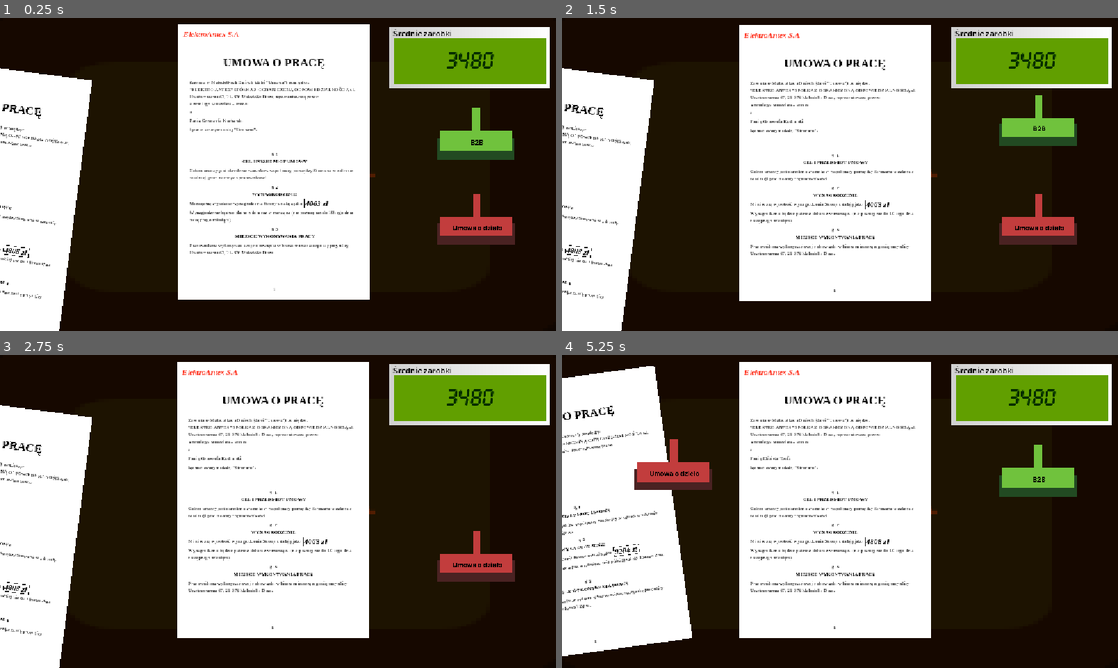
Above: before the commit, frames 1-4 (two rows, left to right).
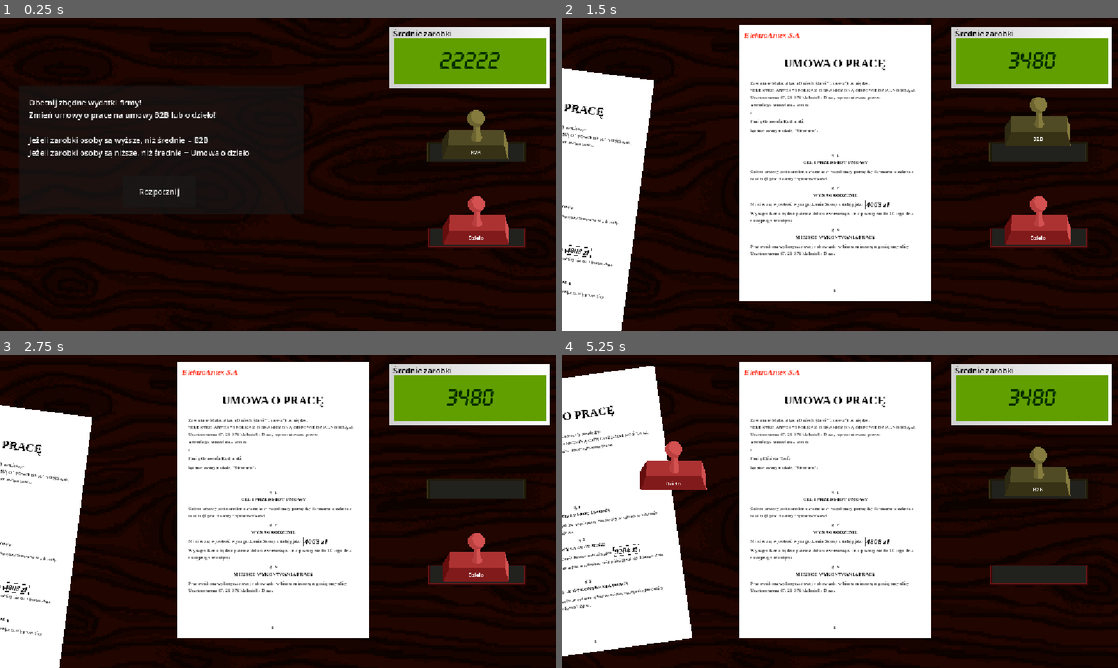
Above: after the commit, the same moments.

Repository: forklovee/SteelworksGameJam5
Game: Godot game, scene res://Ty/minigames/contract_change/contract_change.tscn
Two runs of this game, one before a commit and one after it. Both use one fixed random seed, a clock stepped at 60 frames per second and the inputs below. This scene is started directly instead of the project's main scene. The engine's default icon, where the game draws it, is replaced by a stand-in: a white triangle on a blue panel in a dark square.
Inputs (mouse positions are in pixels of both pictures, inside the frame that each line leads up to):
- Up to frame 1 (0.25 s): no input
- Up to frame 2 (1.5 s): click (723, 190) at 0.5 s, where only the run after the commit has a clickable "Rozpocznij"; tap Enter at 1.25 s; move the mouse to (1040, 133) at 1.27 s; hold D from 1.28 s (still down); click (1040, 133) at 1.35 s
- Up to frame 3 (2.75 s): tap Space at 2 s; move the mouse to (478, 555) at 2.02 s; release D at 2.03 s; hold A from 2.03 s (still down); tap 1 at 2.1 s; click (478, 555) at 2.17 s
- Up to frame 4 (5.25 s): tap Enter at 2.75, 5 s; move the mouse to (834, 508) at 2.77 s; release A at 2.78 s; hold 2 2.78-3.53 s; hold D 2.78-4.28 s; click (834, 508) at 2.92 s; move the mouse to (812, 574) at 3.52 s; tap 5 at 3.6 s; click (812, 574) at 3.67 s; tap Space at 4.25 s; move the mouse to (1006, 558) at 4.27 s; hold A from 4.28 s (still down); click (1006, 558) at 4.35 s; move the mouse to (673, 464) at 5.02 s; tap 1 at 5.1 s

The runs differ from the first frame. In frame 1, 45% of the frame differs, in the area x 0-95%, y 2-100%; in frame 2, 3.3%; in frame 3, 2.3%; in frame 4, 3.5%.

Commit message:
Tutorial Contracts

Diff:
--- a/Ty/minigames/contract_change/Assets/contract_stamp_b2b.tscn
+++ b/Ty/minigames/contract_change/Assets/contract_stamp_b2b.tscn
@@ -1,7 +1,8 @@
 [gd_scene format=3 uid="uid://b5jbxckimqjdh"]
 
 [ext_resource type="Script" uid="uid://dua6ypdw8rhwy" path="res://Ty/minigames/contract_change/contract_change_stamp.gd" id="1_2bk5g"]
-[ext_resource type="Texture2D" uid="uid://pxxjuonl16nx" path="res://Ty/minigames/contract_change/Sprites/Component 4.png" id="2_rfiya"]
+[ext_resource type="Texture2D" uid="uid://dlorfgmudo1b" path="res://Ty/minigames/contract_change/Sprites/stempel_podstawa_green.png" id="2_4ritl"]
+[ext_resource type="Texture2D" uid="uid://cuoxs80q8l4w8" path="res://Ty/minigames/contract_change/Sprites/b2bstempel.png" id="2_axef2"]
 [ext_resource type="AudioStream" uid="uid://mhmcvbl885va" path="res://Ty/minigames/contract_change/Sounds/ralsei-splat.mp3" id="3_axef2"]
 
 [sub_resource type="RectangleShape2D" id="RectangleShape2D_b6lhr"]
@@ -19,10 +20,22 @@
 position = Vector2(-7.6293945e-06, 0)
 shape = SubResource("RectangleShape2D_b6lhr")
 
+[node name="StempelPodstawaGreen" type="Sprite2D" parent="." unique_id=202927861]
+position = Vector2(0.100000024, 6.6997247)
+scale = Vector2(0.085, 0.085)
+texture = ExtResource("2_4ritl")
+
 [node name="Sprite2D" type="Sprite2D" parent="." unique_id=1792343585]
 position = Vector2(-0.05000426, -1.1920929e-07)
 scale = Vector2(0.06680499, 0.112582564)
-texture = ExtResource("2_rfiya")
+texture = ExtResource("2_axef2")
+
+[node name="Label" type="Label" parent="Sprite2D" unique_id=1177787940]
+offset_left = -15.717325
+offset_top = 48.547173
+offset_right = 24.282675
+offset_bottom = 71.54717
+text = "B2B"
 
 [node name="AudioStreamPlayer2D" type="AudioStreamPlayer2D" parent="." unique_id=660047248]
 stream = ExtResource("3_axef2")
--- a/Ty/minigames/contract_change/Assets/contract_stamp_creation.tscn
+++ b/Ty/minigames/contract_change/Assets/contract_stamp_creation.tscn
@@ -1,8 +1,9 @@
 [gd_scene format=3 uid="uid://dd3cp5jkx3f1p"]
 
 [ext_resource type="Script" uid="uid://dua6ypdw8rhwy" path="res://Ty/minigames/contract_change/contract_change_stamp.gd" id="1_5jrbc"]
-[ext_resource type="Texture2D" uid="uid://tn8bdxg22rhu" path="res://Ty/minigames/contract_change/Sprites/Component 3.png" id="2_giuvb"]
+[ext_resource type="Texture2D" uid="uid://iq7fyd38m526" path="res://Ty/minigames/contract_change/Sprites/stempel_podstawa_red.png" id="2_d5xoq"]
 [ext_resource type="AudioStream" uid="uid://mhmcvbl885va" path="res://Ty/minigames/contract_change/Sounds/ralsei-splat.mp3" id="3_giuvb"]
+[ext_resource type="Texture2D" uid="uid://dhcweeyxifc4j" path="res://Ty/minigames/contract_change/Sprites/dzielostempel.png" id="3_nyw2q"]
 
 [sub_resource type="RectangleShape2D" id="RectangleShape2D_b6lhr"]
 size = Vector2(16.400005, 20)
@@ -18,10 +19,22 @@
 position = Vector2(-7.6293945e-06, 0)
 shape = SubResource("RectangleShape2D_b6lhr")
 
+[node name="StempelPodstawaGreen" type="Sprite2D" parent="." unique_id=724892484]
+position = Vector2(0.100000024, 6.6997247)
+scale = Vector2(0.085, 0.085)
+texture = ExtResource("2_d5xoq")
+
 [node name="Sprite2D" type="Sprite2D" parent="." unique_id=1792343585]
 position = Vector2(-0.05000426, -1.1920929e-07)
 scale = Vector2(0.06680499, 0.112582564)
-texture = ExtResource("2_giuvb")
+texture = ExtResource("3_nyw2q")
+
+[node name="Label" type="Label" parent="Sprite2D" unique_id=1053716719]
+offset_left = -24.698689
+offset_top = 48.54717
+offset_right = 23.301311
+offset_bottom = 71.547165
+text = "Dzieło"
 
 [node name="AudioStreamPlayer2D" type="AudioStreamPlayer2D" parent="." unique_id=1252772510]
 stream = ExtResource("3_giuvb")
--- a/Ty/minigames/contract_change/contract_change.tscn
+++ b/Ty/minigames/contract_change/contract_change.tscn
@@ -1,7 +1,7 @@
 [gd_scene format=3 uid="uid://lcxhlai1rs6i"]
 
 [ext_resource type="Script" uid="uid://clbbifxgoeony" path="res://Ty/minigames/contract_change/contract_change_minigame.gd" id="1_5pav4"]
-[ext_resource type="Texture2D" uid="uid://7bm83ywhglhl" path="res://icon.svg" id="2_n6n0a"]
+[ext_resource type="Texture2D" uid="uid://bd5nnndou1b5j" path="res://Ty/minigames/contract_change/Sprites/umowy_background.png" id="2_kde54"]
 [ext_resource type="PackedScene" uid="uid://b5jbxckimqjdh" path="res://Ty/minigames/contract_change/Assets/contract_stamp_b2b.tscn" id="3_1phw2"]
 [ext_resource type="PackedScene" uid="uid://dd3cp5jkx3f1p" path="res://Ty/minigames/contract_change/Assets/contract_stamp_creation.tscn" id="4_36p5s"]
 [ext_resource type="Script" uid="uid://d248raa1ifx52" path="res://Ty/minigames/contract_change/average_salary_display.gd" id="4_r1m70"]
@@ -41,8 +41,8 @@
 [node name="Sprite2D" type="Sprite2D" parent="." unique_id=952958860]
 self_modulate = Color(0.41726208, 0.13463335, 0.0062819053, 1)
 position = Vector2(576, 318)
-scale = Vector2(10, 5.671875)
-texture = ExtResource("2_n6n0a")
+scale = Vector2(1.285, 1.285)
+texture = ExtResource("2_kde54")
 
 [node name="ContractContainer" type="Control" parent="." unique_id=469653184]
 layout_mode = 3
@@ -214,7 +214,45 @@
 shape = SubResource("RectangleShape2D_33ajk")
 
 [node name="MinigameFinishedScreen" parent="." unique_id=495293115 instance=ExtResource("9_kde54")]
+visible = false
+
+[node name="Tutorial" type="Control" parent="." unique_id=365240163]
+layout_mode = 3
+anchors_preset = 15
+anchor_right = 1.0
+anchor_bottom = 1.0
+grow_horizontal = 2
+grow_vertical = 2
+
+[node name="Panel" type="Panel" parent="Tutorial" unique_id=1902030280]
+layout_mode = 0
+offset_left = 40.0
+offset_top = 140.0
+offset_right = 630.0
+offset_bottom = 406.0
+
+[node name="Label" type="Label" parent="Tutorial" unique_id=1389085460]
+layout_mode = 0
+offset_left = 60.0
+offset_top = 163.0
+offset_right = 578.0
+offset_bottom = 331.0
+text = "Obetnij zbędne wydatki firmy!
+Zmień umowy o pracę na umowy B2B lub o dzieło!
+
+Jeżeli zarobki osoby są wyższe, niż średnie = B2B
+Jeżeli zarobki osoby są niższe, niż średnie = Umowa o dzieło"
+autowrap_mode = 2
+
+[node name="Button" type="Button" parent="Tutorial" unique_id=29455944]
+layout_mode = 0
+offset_left = 254.0
+offset_top = 327.0
+offset_right = 405.0
+offset_bottom = 391.0
+text = "Rozpocznij"
 
 [connection signal="pressed" from="ContractContainer/AverageSalaryDisplay/VBoxContainer/HBoxContainer/PlnSwitch" to="ContractContainer/AverageSalaryDisplay" method="_on_pln_switch_pressed"]
 [connection signal="pressed" from="ContractContainer/AverageSalaryDisplay/VBoxContainer/HBoxContainer/DollarSwitch" to="ContractContainer/AverageSalaryDisplay" method="_on_dollar_switch_pressed"]
 [connection signal="pressed" from="ContractContainer/AverageSalaryDisplay/VBoxContainer/HBoxContainer/EuroSwitch" to="ContractContainer/AverageSalaryDisplay" method="_on_euro_switch_pressed"]
+[connection signal="pressed" from="Tutorial/Button" to="." method="_on_tutorial_button_pressed"]
--- a/Ty/minigames/contract_change/contract_change_minigame.gd
+++ b/Ty/minigames/contract_change/contract_change_minigame.gd
@@ -13,6 +13,7 @@
 signal contract_stamped_success
 signal contract_stamped_fail
 
+@onready var tutorial := $Tutorial
 @onready var minigame_finished_screen: MinigameFinishedScreen = $MinigameFinishedScreen
 @onready var contract_container: ContractContainer = $ContractContainer
 @onready var stamp_creation: ContractStamp2D = $StampCreation
@@ -80,16 +81,24 @@
 	contract_stamped_success.connect(contract_container._on_contract_stamped_success)
 	contract_stamped_fail.connect(contract_container._on_contract_stamped_fail)
 
+	tutorial.show()
+
 func _process(_delta: float) -> void:
 	if hovered_stamp != null and is_stamp_picked_up:
 		hovered_stamp.get_stamp_sprite().global_position = contract_container.get_local_mouse_position()
 
 func start():
 	super()
+	if tutorial.visible:
+		return
+	_begin()
+
+func _begin():
 	successes = 0
 	clear_set_stamp()
 	average_salary_pln = Game.rng.randi_range(salary_range.x, salary_range.x + (salary_range.y - salary_range.x)*.5)
 	contract_container.start(_generate_contract_data_list(), average_salary_pln)
+
 
 func _generate_contract_data_list() -> Array[ContractData]:
 	var contract_datas: Array[ContractData]
@@ -135,3 +144,8 @@
 
 func _on_stamp_target_unhovered() -> void:
 	is_stamp_hovering_over_contract = false
+
+
+func _on_tutorial_button_pressed() -> void:
+	tutorial.hide()
+	_begin()
Binary file added: Ty/minigames/contract_change/Sprites/b2bstempel.png
Not shown, added: Ty/minigames/contract_change/Sprites/b2bstempel.png.import
Binary file added: Ty/minigames/contract_change/Sprites/dzielostempel.png
Not shown, added: Ty/minigames/contract_change/Sprites/dzielostempel.png.import
Binary file added: Ty/minigames/contract_change/Sprites/stempel_podstawa_green.png
Not shown, added: Ty/minigames/contract_change/Sprites/stempel_podstawa_green.png.import
Binary file added: Ty/minigames/contract_change/Sprites/stempel_podstawa_red.png
Not shown, added: Ty/minigames/contract_change/Sprites/stempel_podstawa_red.png.import
Binary file added: Ty/minigames/contract_change/Sprites/umowy_background.png
Not shown, added: Ty/minigames/contract_change/Sprites/umowy_background.png.import
